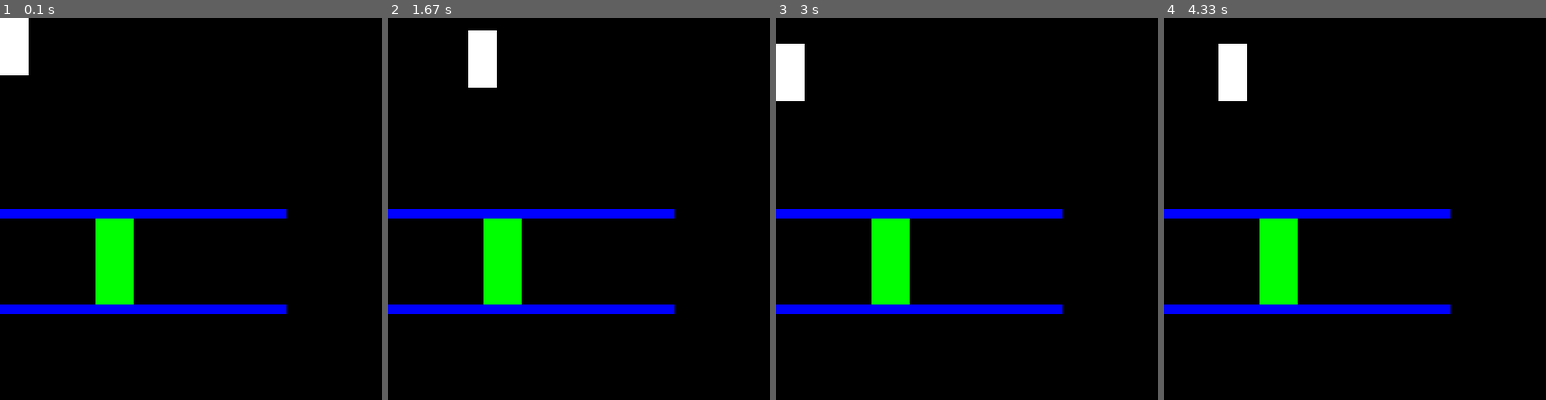
Above: before the commit, frames 1-4 (left to right).
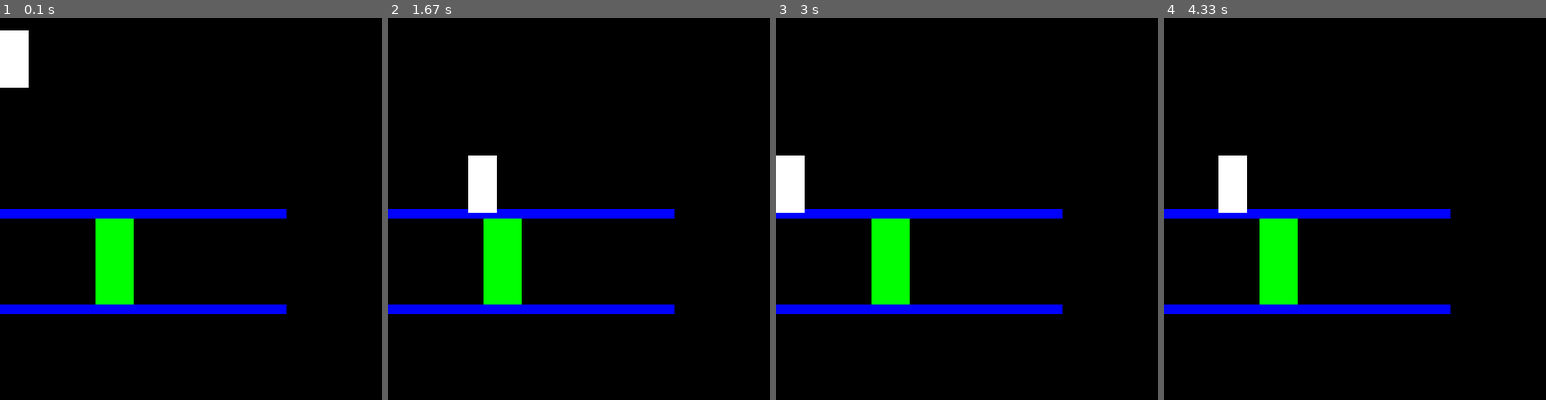
Above: after the commit, the same moments.

Repository: lvanderlyn/VideoGame
Game: pygame game, started from isContact_L1.py
The game is run twice, just before and just after one commit, with the same random seed, the same clock (stepped at 60 frames per second) and the same inputs. The source is Python 2; it was converted automatically to run under Python 3.
Inputs:
- Up to frame 1 (0.1 s): no input
- Up to frame 2 (1.67 s): hold Right 0.33-0.8 s; hold Up 0.83-1.13 s; hold Right 1.17-1.63 s
- Up to frame 3 (3 s): hold Left 1.67-2.2 s; hold Left 2.57-2.97 s
- Up to frame 4 (4.33 s): hold Right 3.4-4.03 s

The runs differ from the first frame. In frame 1, 0.5% of the frame differs, in the area x 0-8%, y 0-19%; in frame 2, 2.2%, in the area x 21-29%, y 3-51%; in frame 3, 2.2%; in frame 4, 2.2%.

Commit message:
contact is re-established with the platforms, but not yet with the ladders

Diff:
--- a/isContact_L1.py
+++ b/isContact_L1.py
@@ -114,9 +114,8 @@
 plat2 = Platform((0,200), PLATFORM_WIDTH, PLATFORM_HEIGHT, 'platform')
 pygame.draw.rect(windowSurface, BLUE, (plat2.getX(), plat2.getY(), plat2.getWidth(), plat2.getHeight()))
 
-background = [plat1, plat2, ladder]
-print plat1.getIdentity()
-
+platforms = [plat1, plat2]
+ladders = [ladder]
 #MODE_CLIMB = 1
 #MODE_WALK = 2
 #MODE_FALL = 3
@@ -166,7 +165,7 @@
 #        return MODE_FALL
 
 
-def modeSelect(actor, background):
+def modeSelect(actor, platforms, ladders):
     '''Let's think about things logically:
     We have a problem -> ie we want to be able to determine the mode that we
     are based on the things that we are contacting
@@ -187,33 +186,36 @@
             -actor is in contact with now objects
             - can move side to side, and fall due to gravity'''
 
-    betweenLadder = False
     withinLadder = False
     aboveLadder = False
     onPlatform = False
-    #not quite working yet (need to through and figure out why)
-    for piece in background:
+    #not quite working yet (need to figure out why -> figure out problem, loop iteration is not fast enough)
+    for walk in platforms:
         #runs through all the background objects and decides the contact conditions
         #based on how the objects are interacting and they type of object
-        if piece.getIdentity() == 'ladder':
-            if (actor.getX() + 0.75 * actor.getWidth() >= piece.getX()) and (actor.getX() + 0.25*actor.getWidth() <= piece.getX() + piece.getWidth()):
-                betweenLadder = True
-            if actor.getY() + actor.getHeight() >= piece.getY() + piece.getHeight() and actor.getY() + actor.getHeight() < piece.getY():
-                withinLadder = True
-            if actor.getY() + actor.getHeight() == piece.getY():
-                aboveLadder = True
-        if piece.getIdentity() == 'platform':
-            if actor.getY() + actor.getHeight() <= piece.getY():
-                #if actor.getX() + 0.75 * actor.getWidth() >= piece.getX() and actor.getX() + 0.25*actor.getWidth() <= piece.getX() + piece.getWidth():
-               onPlatform = True
+        print actor.getY()
+        print walk.getY()
+        if actor.getY() + actor.getHeight() >= walk.getY() and actor.getY() + actor.getHeight() < walk.getY() + walk.getHeight():
+            if actor.getX() + 0.75 * actor.getWidth() >= walk.getX() and actor.getX() + 0.25*actor.getWidth() <= walk.getX() + walk.getWidth():
+                onPlatform = True
+                break
+    for up in ladders:
+            if (actor.getX() + 0.75 * actor.getWidth() >= up.getX()) and (actor.getX() + 0.25*actor.getWidth() <= up.getX() + up.getWidth()):
+                if actor.getY() + actor.getHeight() <= up.getY() + up.getHeight() and actor.getY() + actor.getHeight() >= up.getY():
+                    withinLadder = True
+                    break
+                elif actor.getY() + actor.getHeight() == up.getY():
+                    aboveLadder = True
+                    break
+
     #Assign Modes here based on the above conditions
-    if betweenLadder and onPlatform and withinLadder and not aboveLadder:
+    if onPlatform and withinLadder and not aboveLadder:
         return 1
-    elif betweenLadder and aboveLadder and onPlatform and not withinLadder:
+    elif aboveLadder and onPlatform and not withinLadder:
         return 2
-    elif betweenLadder and withinLadder and not onPlatform:
+    elif withinLadder and not onPlatform:
         return 3
-    elif onPlatform and not betweenLadder:
+    elif onPlatform and not withinLadder and not aboveLadder:
         return 4
     else:
         return 5
@@ -234,7 +236,7 @@
 
 
 while True:
-    mode = modeSelect(player, background)
+    mode = modeSelect(player, platforms, ladders)
     for event in pygame.event.get():
         if event.type == QUIT:
             running = False
